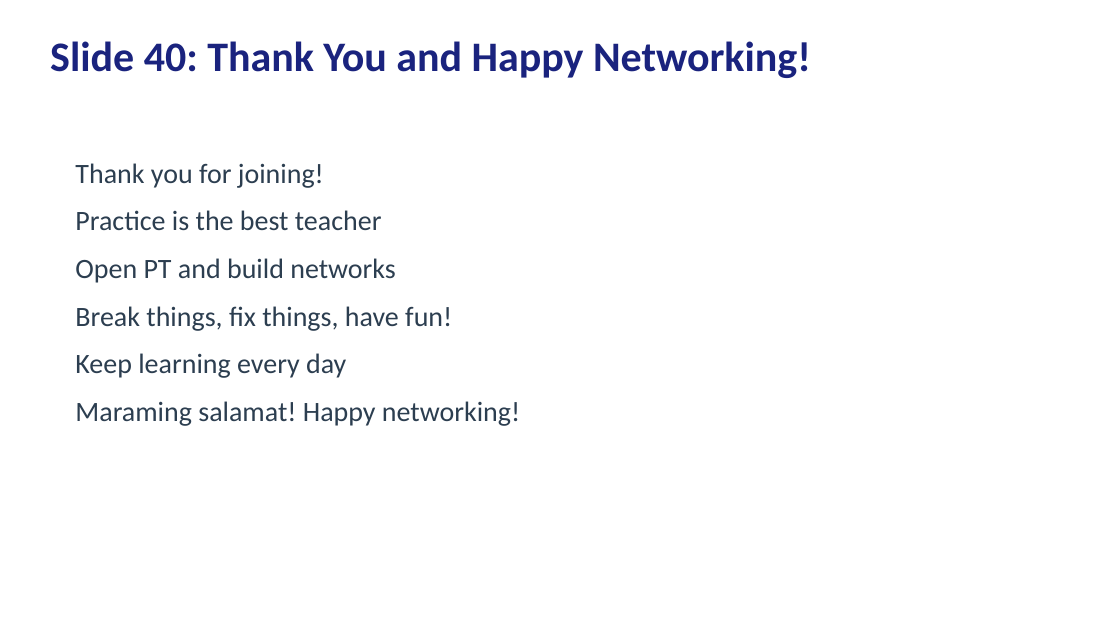
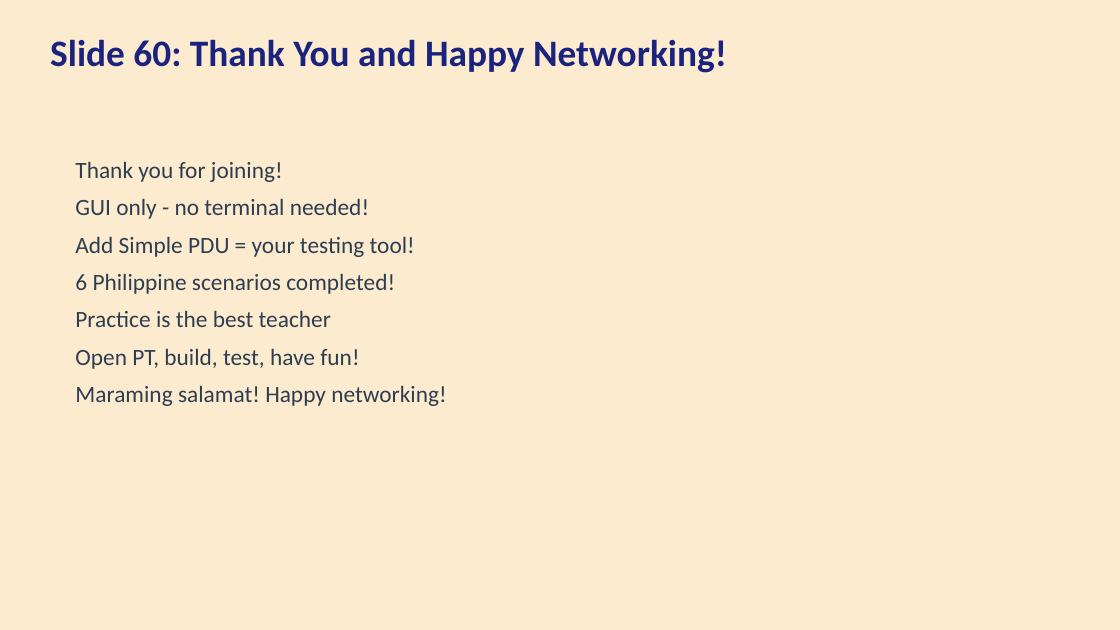
Before and after one commit to lavagunzspray520/Cisco-Packet-Tracer-Project-VIdeo2, a slide deck: slide 60 of webinar/Cisco_Packet_Tracer_Presentation.pptx (slide 40 before the commit). Drawn at 1120x630 pixels with LibreOffice and Linux fonts; fonts in the diff are those of the drawing. Boxes give left, top, right and bottom in pixels: in the first picture for what was removed or moved away, otherwise in the second. Text is boxed around its words. In the diff, an @@ line names an element or a change of style, - is before the commit and + after.

Commit message:
feat: expand to 60 slides with detailed IP placement and Add Simple PDU testing
Key changes:
- Expanded from 40 to 60 slides
- All IP configuration uses GUI only (Desktop/Config tabs)
- NO terminal, NO CLI, NO Command Prompt for any operation
- All connectivity testing uses Add Simple PDU (mailbox/envelope icon)
- 6 Philippine scenarios with full step-by-step IP placement:
  1. Manila School Lab (4 PCs + Router + Switch)
  2. Barangay Health Center (3 PCs + Printer)
  3. Sari-Sari Store POS (Wired + Wireless)
  4. Cebu University (TWO networks + inter-network routing)
  5. Davao Government Office (Public + Private zones)
  6. Pisonet Internet Cafe (6 PCs + Server)
- Each scenario includes: overview, IP plan table, device placement,
  router/PC/server configuration steps, PDU testing, troubleshooting
- Common mistakes section with troubleshooting checklist

```diff
--- a/webinar/Cisco_Packet_Tracer_Presentation.pptx
+++ b/webinar/Cisco_Packet_Tracer_Presentation.pptx
@@ background #FFFFFF to #FDEBD0 @@
@@ text at (50, 39, 727, 73): text changed; size 36 to 32 pt @@
-Slide 40: Thank You and Happy Networking!
+Slide 60: Thank You and Happy Networking!
@@ text at (75, 161, 446, 406): size 24 to 20 pt in "Thank you for joining!", "Practice is the best teacher", "Maraming salamat! Happy networking!"; less space between paragraphs @@
@@ text at (75, 198, 415, 294): paragraphs added @@
+GUI only - no terminal needed!
+Add Simple PDU = your testing tool!
+6 Philippine scenarios completed!
@@ text at (75, 348, 359, 369): text changed; size 24 to 20 pt @@
-Open PT and build networks
-Break things, fix things, have fun!
-Keep learning every day
+Open PT, build, test, have fun!
```
Also in this commit, not shown: 9 other slides changed, 50 slides added, 30 slides removed, 2 other files.
